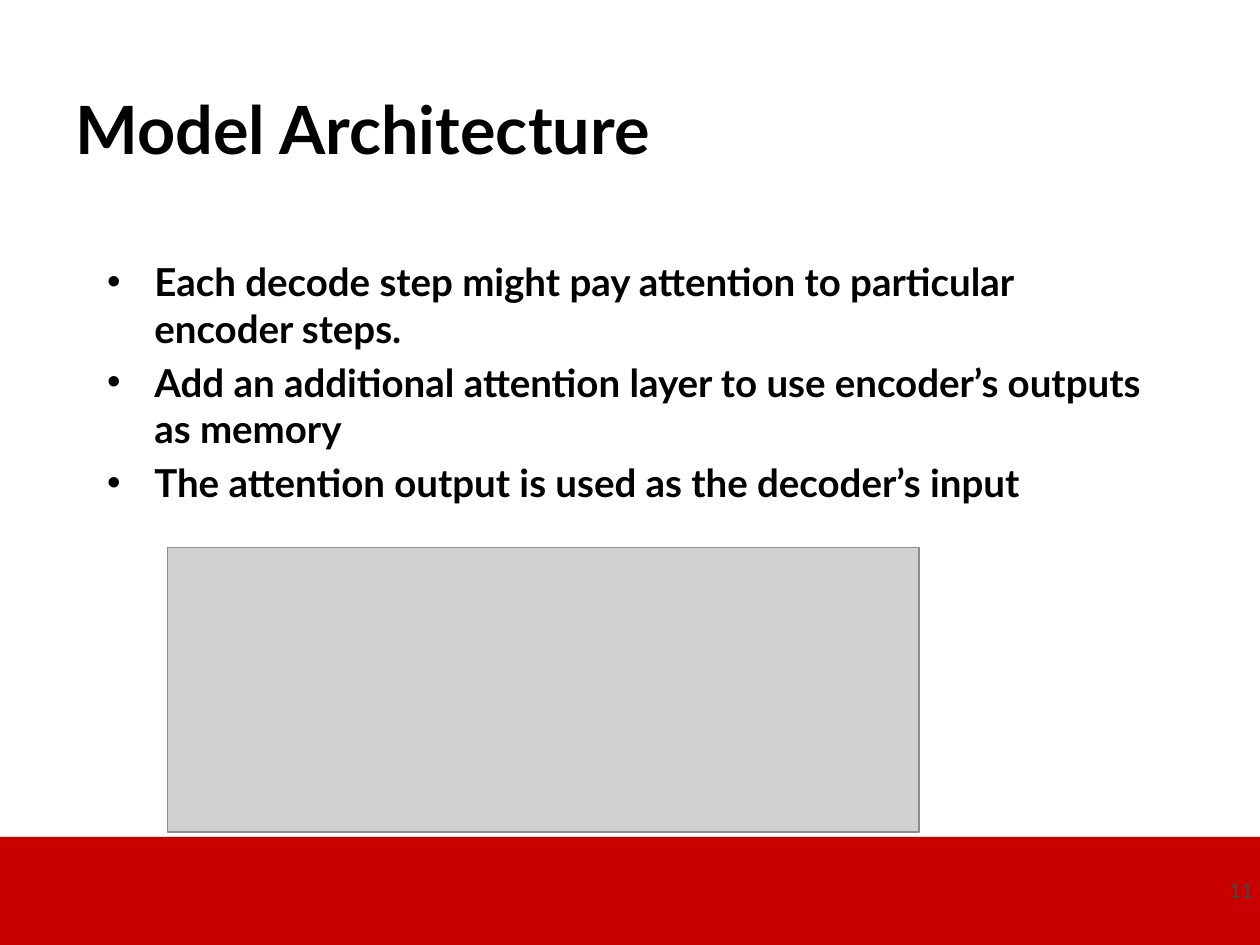
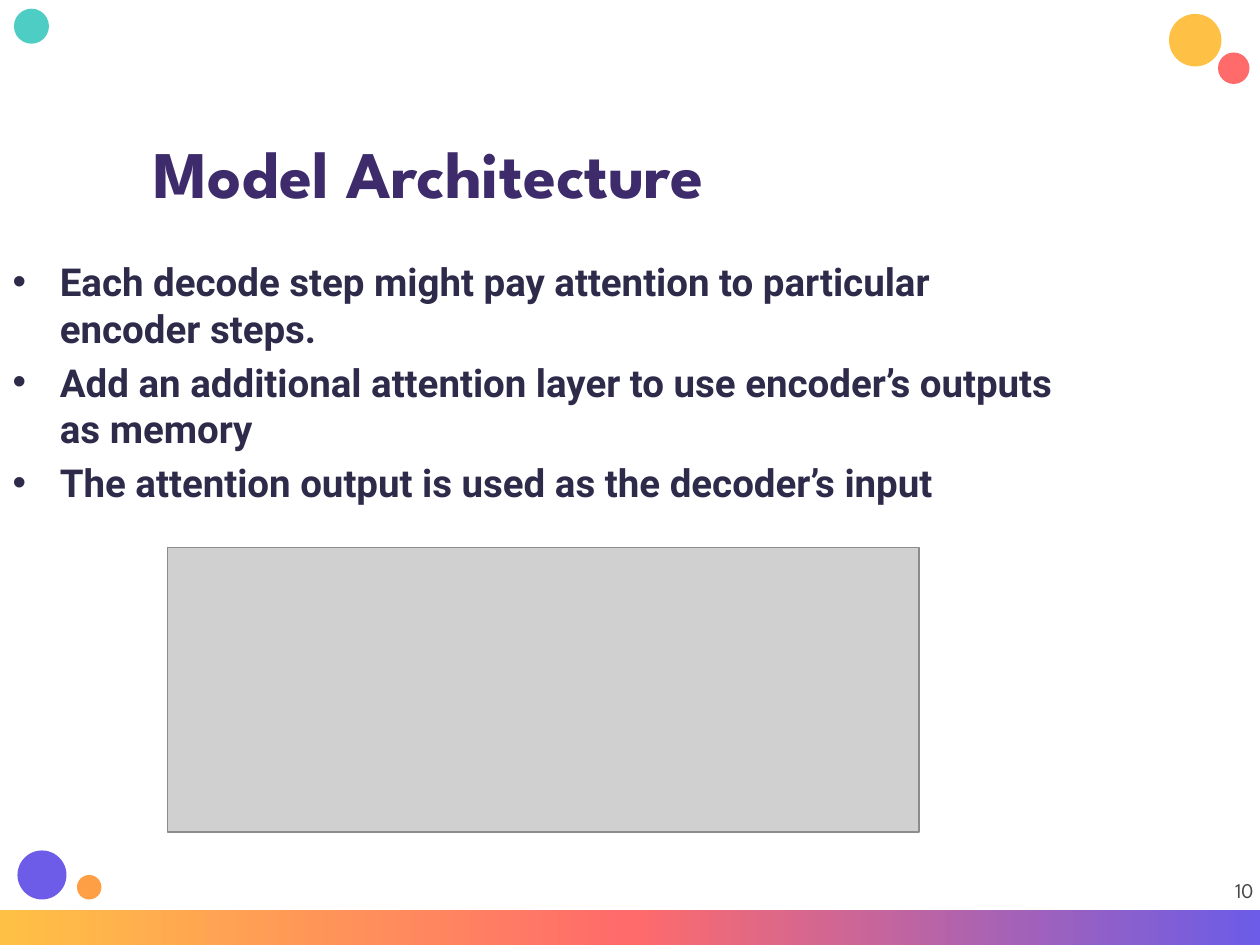
Before and after one commit to dantongyu/d2l-pytorch-colab, a slide deck: slide 10 of Presentations/Day-3-Attention-Transformer-ChatGPT.pptx (slide 11 before the commit). Drawn at 1260x945 pixels with LibreOffice and Linux fonts; fonts in the diff are those of the drawing; grey boxes stand for pictures; background and template pictures are left out. Boxes give left, top, right and bottom in pixels: in the first picture for what was removed or moved away, otherwise in the second. Text is boxed around its words. In the diff, an @@ line names an element or a change of style, - is before the commit and + after.

```diff
--- a/Presentations/Day-3-Attention-Transformer-ChatGPT.pptx
+++ b/Presentations/Day-3-Attention-Transformer-ChatGPT.pptx
@@ ellipse added at (x1=14, y1=9, x2=49, y2=44), fill #4ECDC4 @@
@@ ellipse added at (x1=1169, y1=14, x2=1222, y2=67), fill #FFC145 @@
@@ ellipse added at (x1=1218, y1=53, x2=1250, y2=84), fill #FF6B6B @@
@@ title "Model Architecture" moved from (x1=76, y1=104, x2=649, y2=155) to (x1=153, y1=152, x2=704, y2=199) @@
@@ title "Model Architecture" at (x1=153, y1=152, x2=704, y2=199): font Lato to League Spartan, text colour #000000 to #3D2B6B @@
@@ text "Each decode step might pay ..." moved from (x1=154, y1=267, x2=1141, y2=504) to (x1=60, y1=267, x2=1052, y2=505) @@
@@ text "Each decode step might pay ..." at (x1=60, y1=267, x2=1052, y2=505): font Lato to Roboto, text colour #000000 to #2D2A4A @@
@@ ellipse added at (x1=18, y1=850, x2=67, y2=900), fill #6C5CE7 @@
@@ ellipse added at (x1=77, y1=874, x2=101, y2=898), fill #FF9F45 @@
@@ page number at (x1=1235, y1=884, x2=1253, y2=898): text changed; font Lato to League Spartan @@
-11
+10
@@ rectangle resized from (x1=0, y1=837, x2=1260, y2=945) to (x1=0, y1=910, x2=1260, y2=945) @@
@@ rectangle at (x1=0, y1=910, x2=1260, y2=945): fill #C80000 to gradient #FFC145 to #FF6B6B to #6C5CE7 @@
```
Also in this commit, not shown: 29 other slides changed, 1 slide removed, 1 other file.
